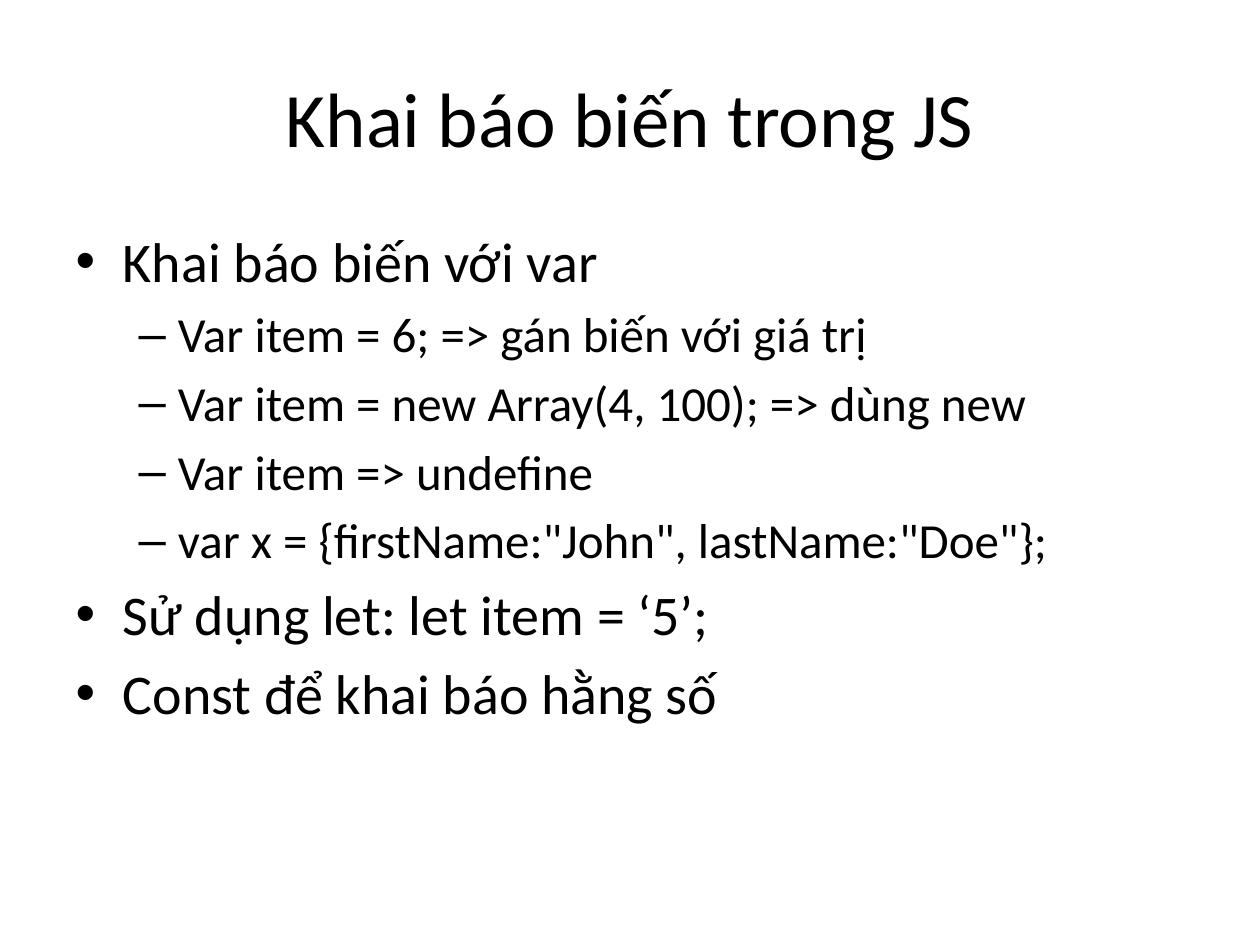
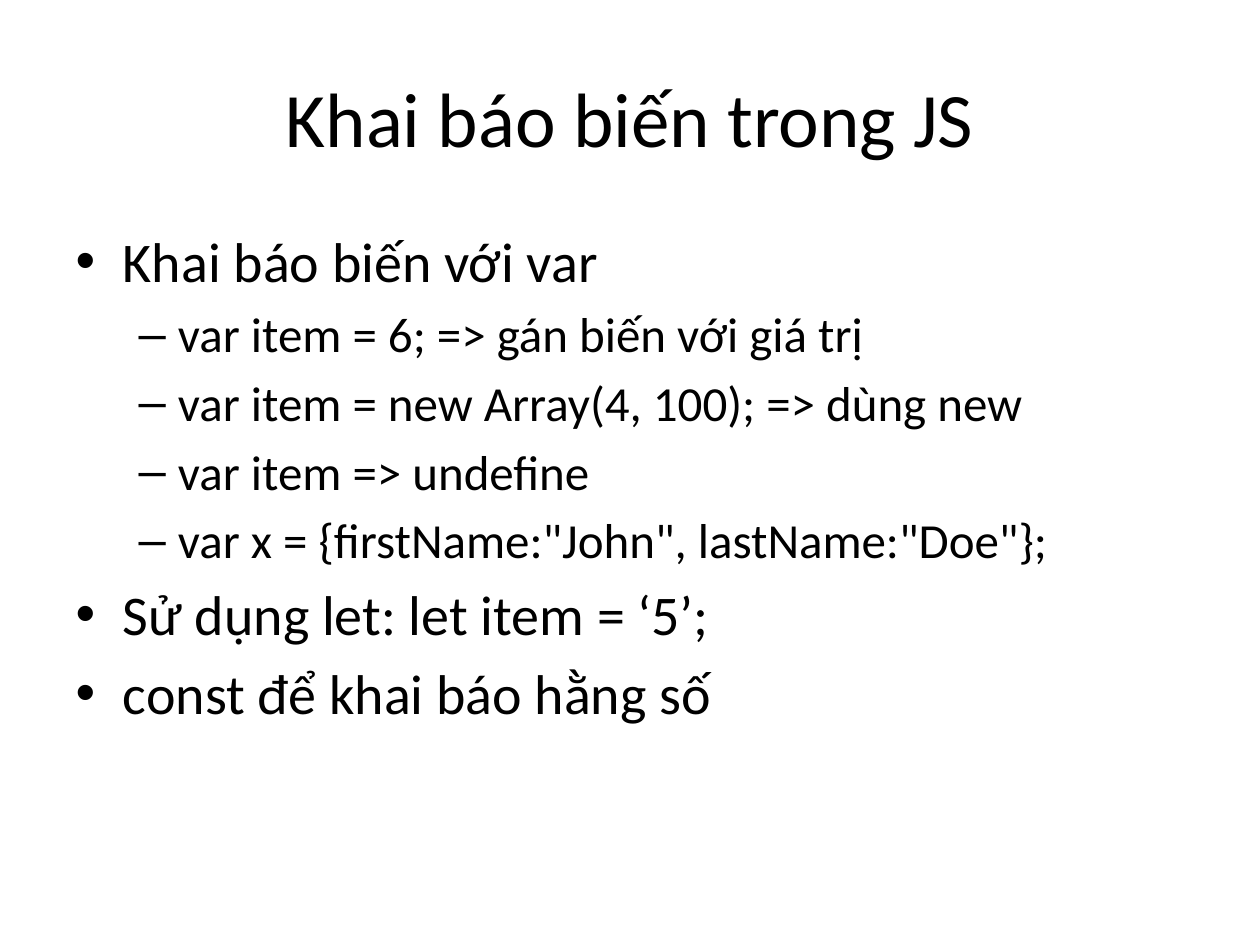
Before and after one commit to phithanh97cs/T3H, a slide deck: slide 5 of 1. Front-end/3. JavaScipt - JS/3.2 Lập trình cơ bản với JS.pptx. Drawn at 1260x945 pixels with LibreOffice and Linux fonts; fonts in the diff are those of the drawing. Boxes give left, top, right and bottom in pixels: in the first picture for what was removed or moved away, otherwise in the second. Text is boxed around its words. In the diff, an @@ line names an element or a change of style, - is before the commit and + after.

```diff
--- a/1. Front-end/3. JavaScipt - JS/3.2 Lập trình cơ bản với JS.pptx
+++ b/1. Front-end/3. JavaScipt - JS/3.2 Lập trình cơ bản với JS.pptx
@@ text at [178, 315, 1022, 491]: text changed @@
-  – Var item = 6; => gán biến với giá trị
-  – Var item = new Array(4, 100); => dùng new
-  – Var item => undefine
+  – var item = 6; => gán biến với giá trị
+  – var item = new Array(4, 100); => dùng new
+  – var item => undefine
@@ text at [123, 669, 710, 724]: text changed @@
-• Const để khai báo hằng số
+• const để khai báo hằng số
```
Also in this commit, not shown: 5 other slides changed.
